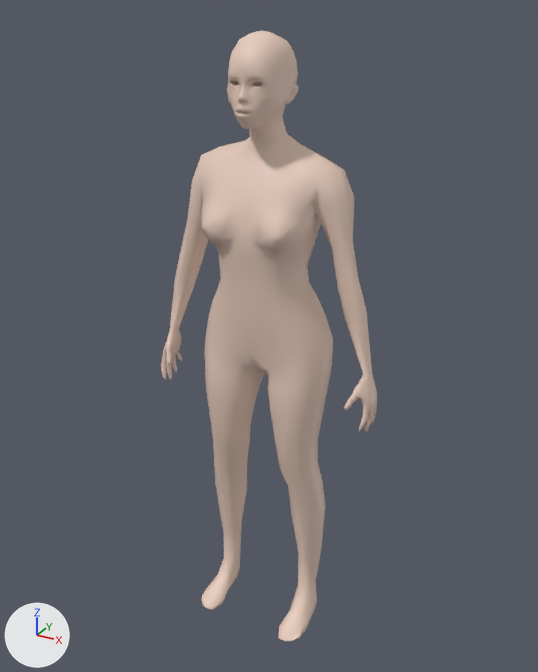
The glTF model public/models/doll/body-lo.glb: old version first, new version second.
The view is the same before and after, from a camera (50 mm lens) standing at (0.893, -1.64, 1.705) and looking at (-0.002, -0.013, 0.891). Every picture has the same lights, and +X, +Y and +Z are marked at lower left. The older version comes first. Both versions are drawn at full value of the shape key 'tuck_puffer' of 'Lod_body'; the numbers are the values there. Vertices at exactly the same position are counted once.

Before the edit, the objects in view are built like this:
```python
me_lod_body = bpy.data.meshes.new('Lod_body')
me_lod_body.from_pydata(...)  # 1605 vertices, 3168 faces; spans x -0.32..0.32, y -0.18..0.09, z 0.0..1.66
me_lod_body.materials.append(mat_skin)  # beige #e7cbbc
ob_lod_body = bpy.data.objects.new('Lod_body', me_lod_body)
ob_lod_body.location = (0.0, 0.0, 0.0)
```
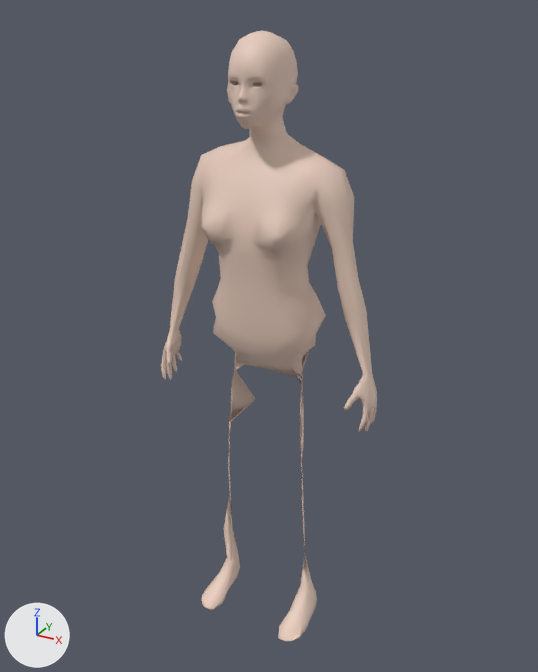
What differs and where, as boxes [x1, y1, x2, y2] in the pictures (538 x 672 px; the box of a moved part takes in the faces that stretch with it):
part 1 of me_lod_body, moved or reshaped: before [204, 303, 333, 615]; after [215, 317, 325, 615]

What changed in the scene script:
```text
Change me_lod_body:
    where me_lod_body.from_pydata(...)  # 1605 vertices, 3168 faces; spans x -0.32..0.32, y -0.18..0.09, z 0.0..1.66
    used by ob_lod_body; location = (0.0, 0.0, 0.0)
    me_lod_body part 1: 148 of 1605 vertices moved; they spanned x -0.18..0.18, y -0.13..0.09, z 0.08..0.92 and now span x -0.15..0.15, y -0.05..0.06, z 0.08..0.91; mean shift (0.0, 0.0, 0.0); largest move (-0.12, -0.12, 0.82) -> (-0.1, -0.02, 0.81)
```
